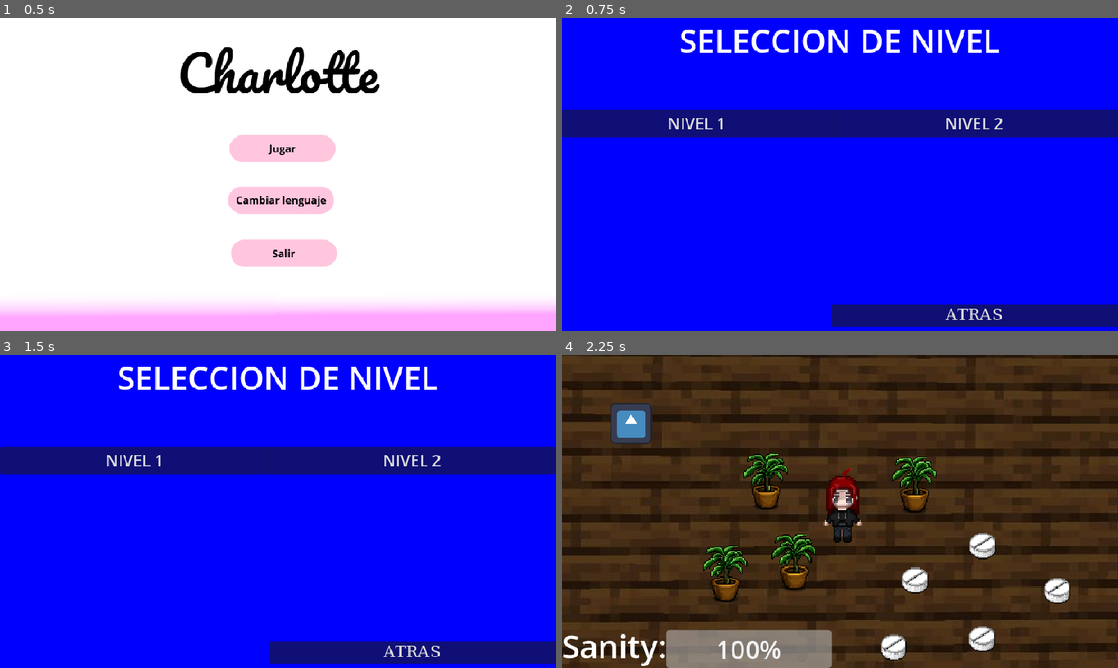
Above: before the commit, frames 1-4 (two rows, left to right).
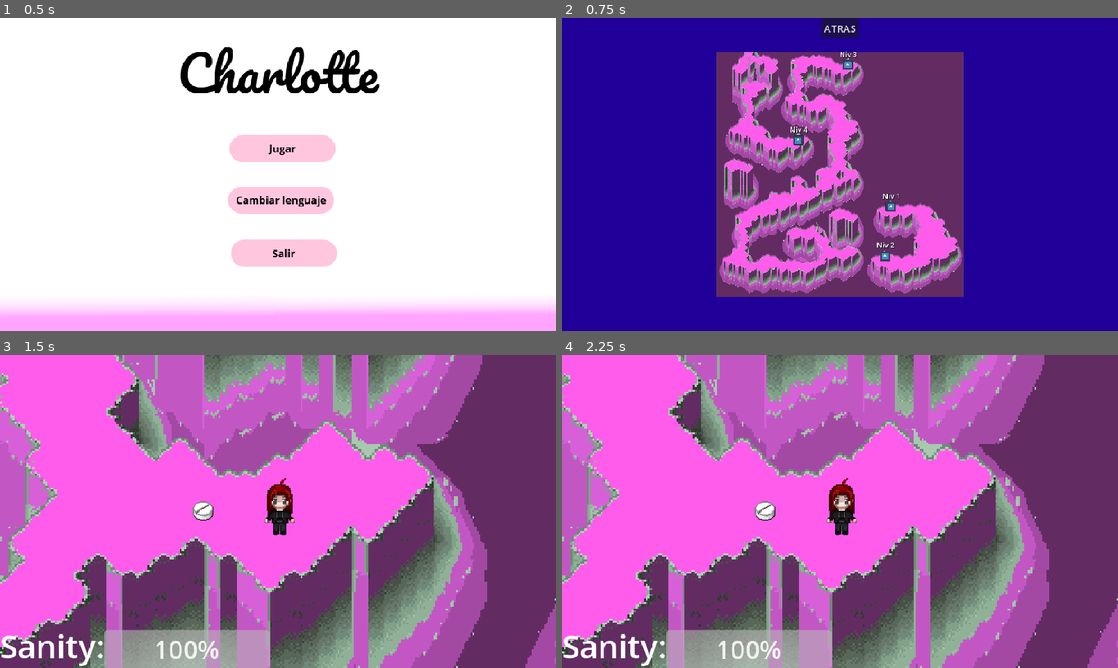
Above: after the commit, the same moments.

Repository: Tafi0405/Charlotte
Game: Godot game, scene res://Menu_principal.tscn
The game is run twice, just before and just after one commit, with the same random seed, the same clock (stepped at 60 frames per second) and the same inputs. The engine's default icon, where the game draws it, is replaced by a stand-in: a white triangle on a blue panel in a dark square.
Inputs (mouse positions are in pixels of both pictures, inside the frame that each line leads up to):
- Up to frame 1 (0.5 s): no input
- Up to frame 2 (0.75 s): click (845, 146) at 0.5 s
- Up to frame 3 (1.5 s): click (328, 542) at 1.25 s, where only the run after the commit has a clickable "Niv 1"
- Up to frame 4 (2.25 s): click (695, 461) at 2 s, where only the run before the commit has a clickable "NIVEL 1"

Frame 1 is identical in both runs. In frame 2, 100% of the frame differs, in the area x 0-100%, y 0-100%; in frame 3, 100%; in frame 4, 99%.

Commit message:
Bloqueador de niveles

Diff:
--- a/PlayerData.gd
+++ b/PlayerData.gd
@@ -1,4 +1,20 @@
+
 extends Node
 
 var health := 100
 var toxicity := 0
+
+# Nivel más alto al que se permite acceder.
+# Al comenzar una partida, solo se desbloquea el nivel 1.
+var nivel_maximo_desbloqueado: int = 1
+
+
+func completar_nivel(nivel: int) -> void:
+	nivel_maximo_desbloqueado = max(
+		nivel_maximo_desbloqueado,
+		nivel + 1
+	)
+
+
+func nivel_desbloqueado(nivel: int) -> bool:
+	return nivel <= nivel_maximo_desbloqueado
--- a/charlotte.gd
+++ b/charlotte.gd
@@ -160,9 +160,39 @@
 # ==========================================
 # SALUD Y DATOS (Funciones)
 # ==========================================
+
 func add_toxicity(amount: float):
-	currentToxicity = min(currentToxicity + amount, maxToxicity)
+	var toxicidad_anterior = currentToxicity
+
+	currentToxicity = min(
+		currentToxicity + amount,
+		maxToxicity
+	)
+
 	toxicityChange.emit()
+
+	# Victoria del nivel 1 al alcanzar el 20 %.
+	if (
+		toxicidad_anterior < maxToxicity * 0.20
+		and currentToxicity >= maxToxicity * 0.20
+		and get_tree().current_scene.scene_file_path == "res://Scenes/pafu.tscn"
+	):
+		guardar_victoria_nivel_1()
+
+	if currentToxicity >= maxToxicity:
+		overDose()
+
+
+func guardar_victoria_nivel_1() -> void:
+	# Guardar los datos actuales del jugador.
+	save_data()
+
+	# Desbloquear el nivel siguiente.
+	PlayerData.completar_nivel(1)
+
+	# Volver al mapa del mundo.
+	get_tree().change_scene_to_file("res://mapa_mundo.tscn")
+
 
 	if currentToxicity >= maxToxicity:
 		overDose()
--- a/mapa_mundo.gd
+++ b/mapa_mundo.gd
@@ -1,18 +1,26 @@
+
 extends Control
 
 
+func _on_tb_niv_1_pressed() -> void:
+	if PlayerData.nivel_desbloqueado(1):
+		get_tree().change_scene_to_file("res://Scenes/pafu.tscn")
 
-func _on_tb_niv_1_pressed() -> void:
-	get_tree().change_scene_to_file("res://Scenes/pafu.tscn")
 
 func _on_tb_niv_2_pressed() -> void:
-	get_tree().change_scene_to_file("res://Scenes/piso.tscn")
+	if PlayerData.nivel_desbloqueado(2):
+		get_tree().change_scene_to_file("res://Scenes/piso.tscn")
+
 
 func _on_tb_niv_3_pressed() -> void:
-	get_tree().change_scene_to_file("")
+	if PlayerData.nivel_desbloqueado(3):
+		get_tree().change_scene_to_file("")
+
 
 func _on_tb_niv_4_pressed() -> void:
-	get_tree().change_scene_to_file("")
+	if PlayerData.nivel_desbloqueado(4):
+		get_tree().change_scene_to_file("")
+
 
 func _on_b_atras_pressed() -> void:
 	get_tree().change_scene_to_file("res://menu_principal.tscn")
--- a/menu_principal.gd
+++ b/menu_principal.gd
@@ -3,7 +3,7 @@
 
 
 func _on_bjugar_pressed() -> void:
-	get_tree().change_scene_to_file("res://blue.tscn")
+	get_tree().change_scene_to_file("res://mapa_mundo.tscn")
 
 func _on_bsalir_pressed() -> void:
 	pass # Replace with function body.
